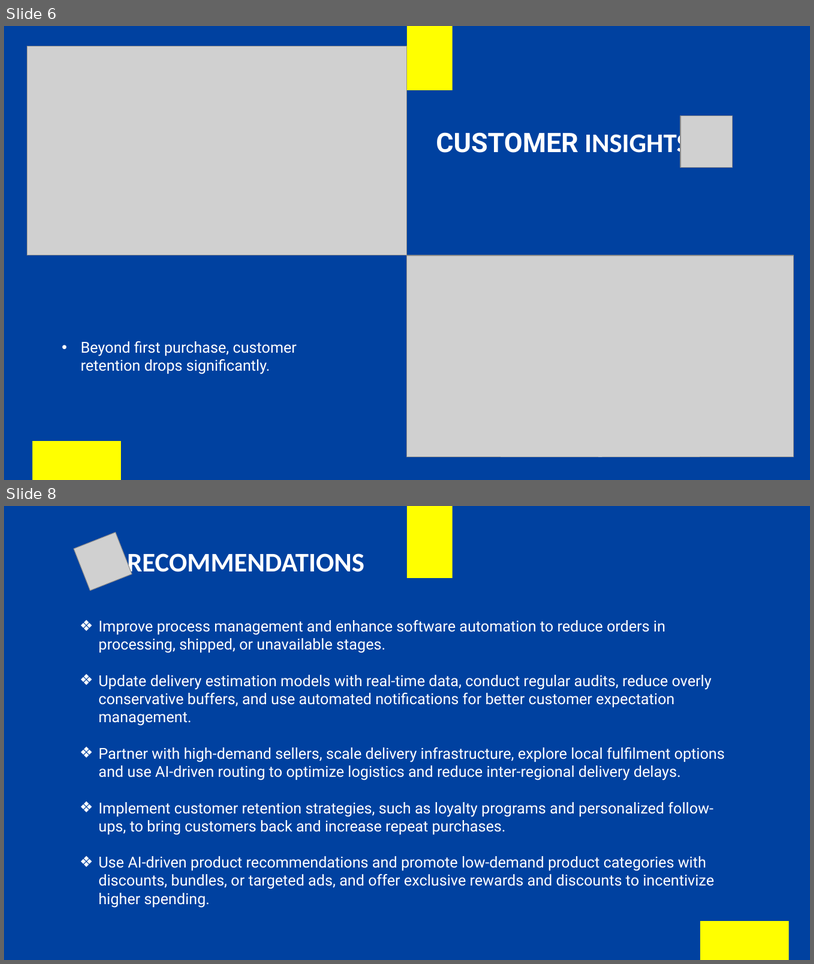
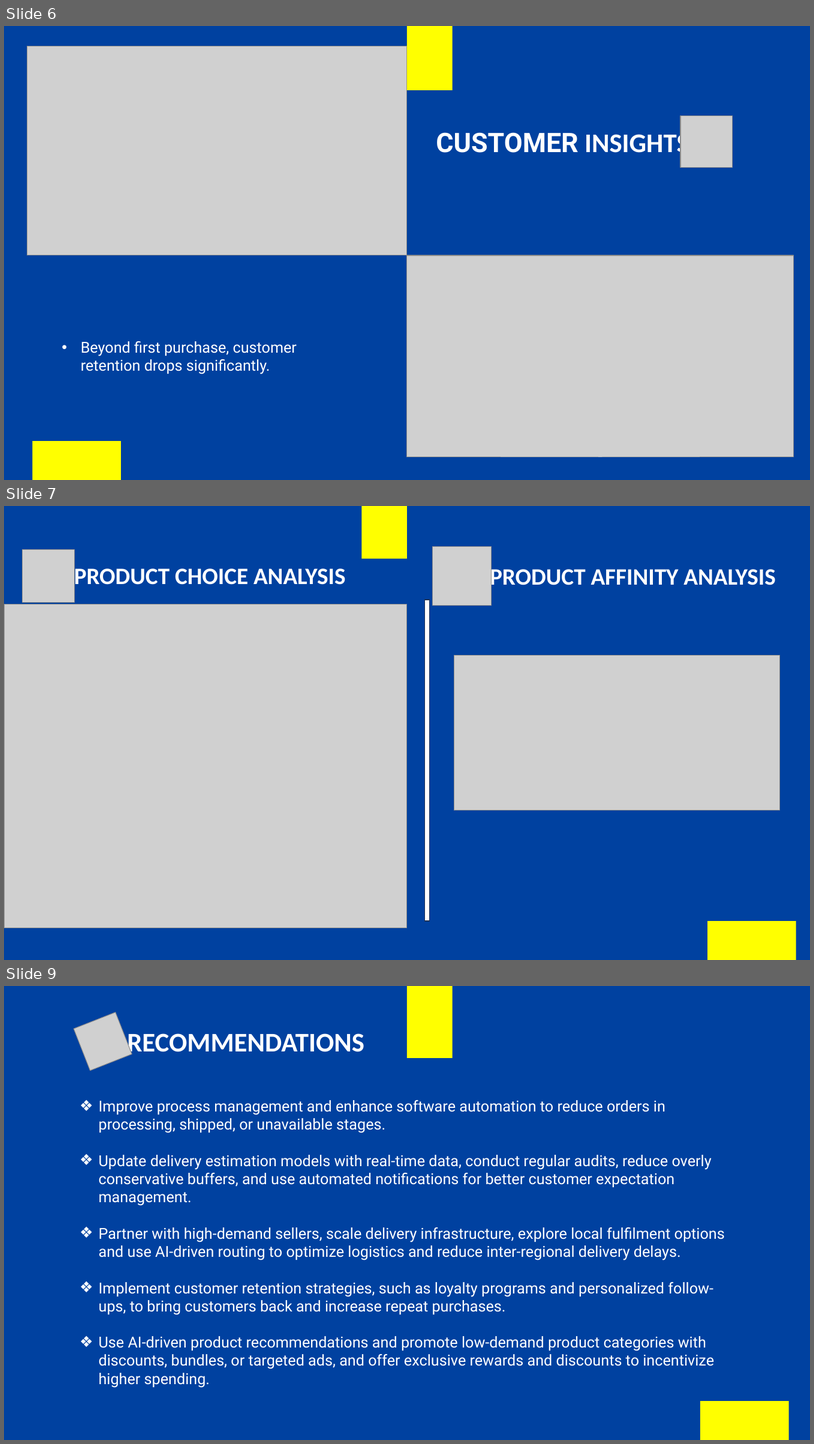
Before and after one commit to kkamal11/Capstone-Project-Business-data-management, a slide deck: PROJECT_PRESENTATION.pptx. Shown one above the other, each under a label of ours: slides 6 and 8 before the commit, slides 6, 7 and 9 after it; the slides between them are not shown. The pictures are 814x964 and 814x1444 pixels, drawn with LibreOffice and Linux fonts; fonts in the diff are those of the drawing; grey boxes stand for pictures. Boxes give left, top, right and bottom in pixels: in the first picture for what was removed or moved away, otherwise in the second. Text is boxed around its words. In the diff, an @@ line names an element or a change of style, - is before the commit and + after.

```diff
--- a/PROJECT_PRESENTATION.pptx
+++ b/PROJECT_PRESENTATION.pptx
@@ slide 7 added at (4, 506, 810, 960), background #0041A0 @@
@@ rectangle added at (362, 506, 408, 559), fill #FFFF00 @@
@@ picture added at (22, 550, 75, 602) @@
@@ picture added at (433, 547, 492, 605) @@
@@ text added at (74, 564, 345, 590), 28 pt, text #FFFFFF, bold @@
+PRODUCT CHOICE ANALYSIS
@@ text added at (490, 565, 776, 591), 28 pt, text #FFFFFF, bold @@
+PRODUCT AFFINITY ANALYSIS
@@ picture added at (4, 604, 408, 927) @@
@@ rectangle added at (425, 600, 430, 921), fill #FFFFFF, outline #1E3256 1 pt @@
@@ picture added at (454, 655, 780, 810) @@
@@ rectangle added at (708, 921, 797, 960), fill #FFFF00 @@
@@ what was slide 8 is now slide 9 @@
```
Also in this commit, not shown: 1 slide changed.
